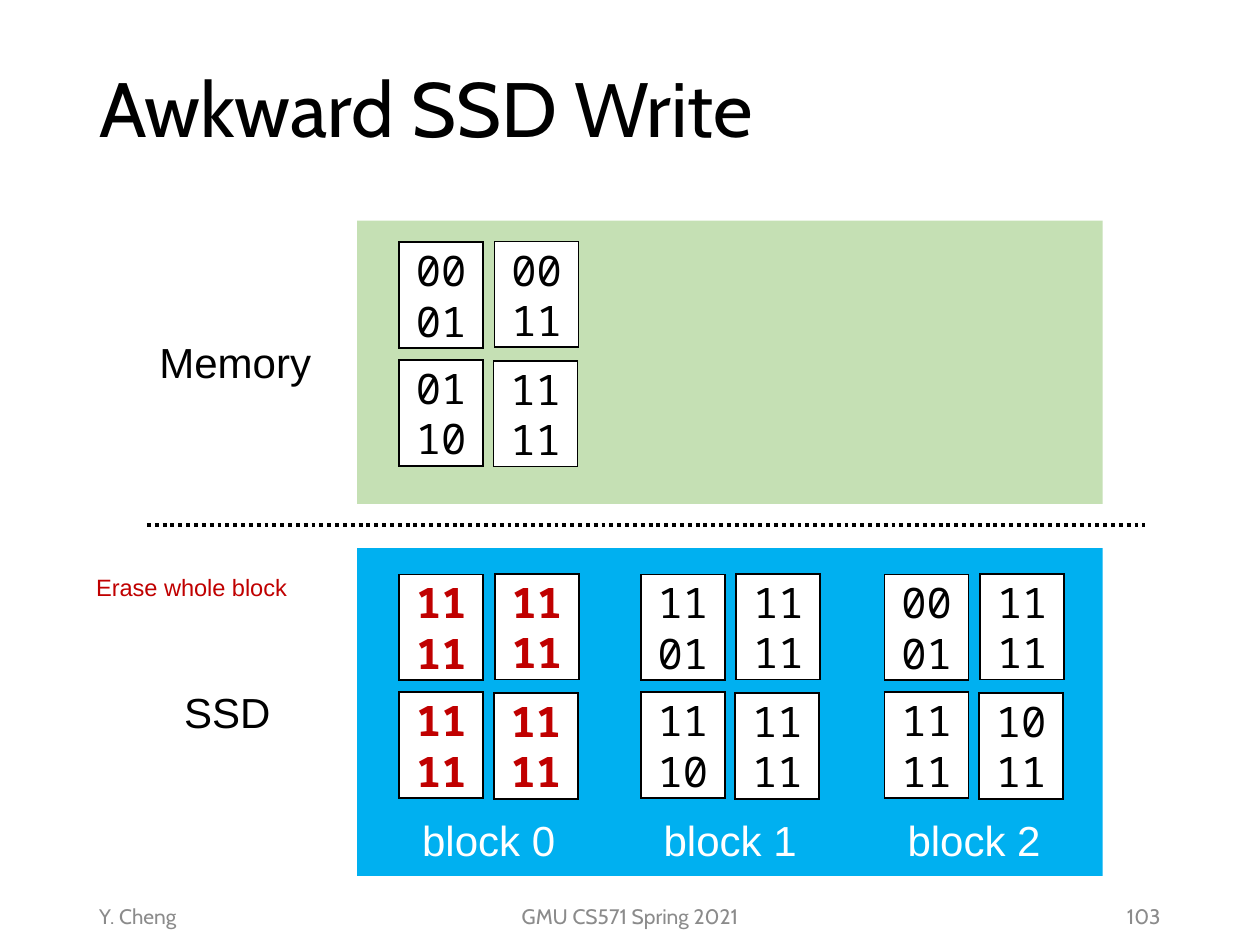
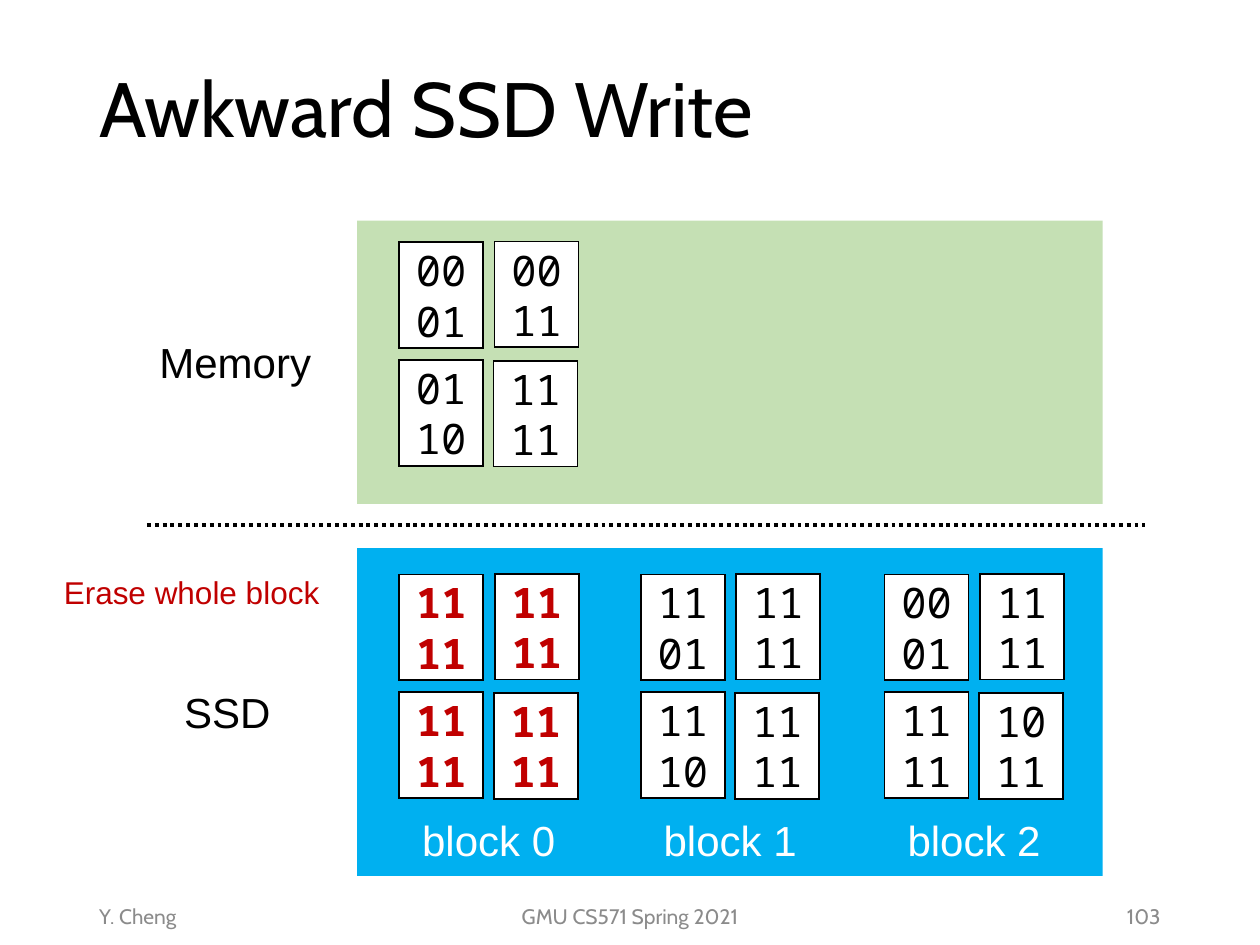
Before and after one commit to tddg/cs571-spring21, a slide deck: slide 103 of public/lecs/lec9-persis-hdd-ssd.pptx. Drawn at 1260x945 pixels with LibreOffice and Linux fonts; fonts in the diff are those of the drawing. Boxes give left, top, right and bottom in pixels: in the first picture for what was removed or moved away, otherwise in the second. Text is boxed around its words. In the diff, an @@ line names an element or a change of style, - is before the commit and + after.

```diff
--- a/public/lecs/lec9-persis-hdd-ssd.pptx
+++ b/public/lecs/lec9-persis-hdd-ssd.pptx
@@ text "Erase whole block" at (x1=64, y1=581, x2=320, y2=605): size 13.5 to 18 pt @@
```
Also in this commit, not shown: 4 other slides changed.
